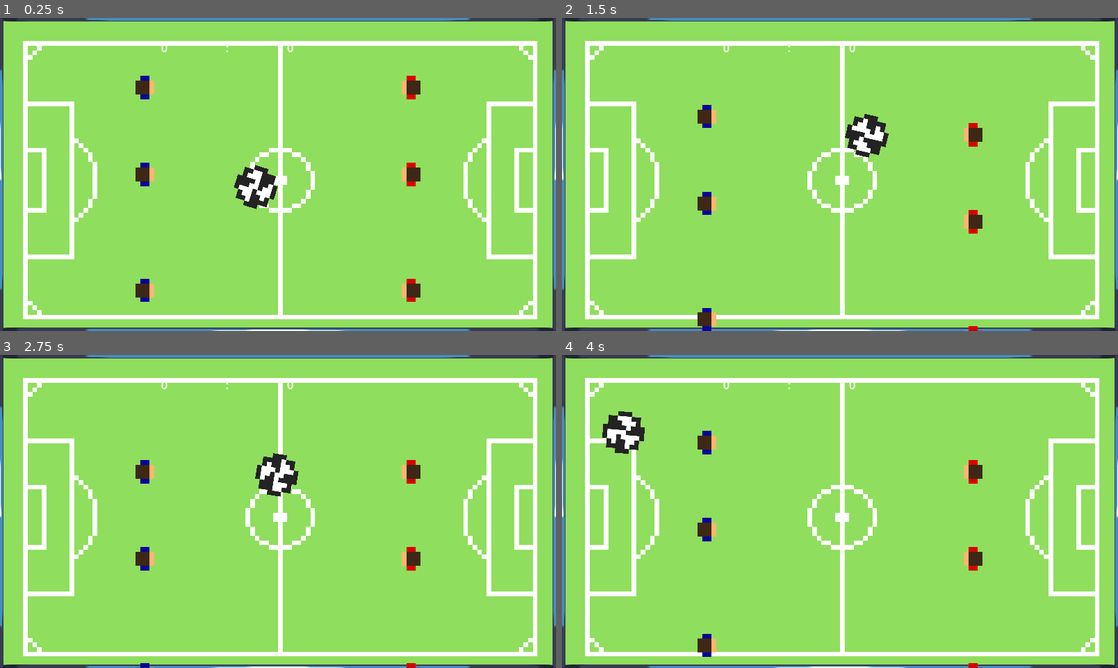
Above: before the commit, frames 1-4 (two rows, left to right).
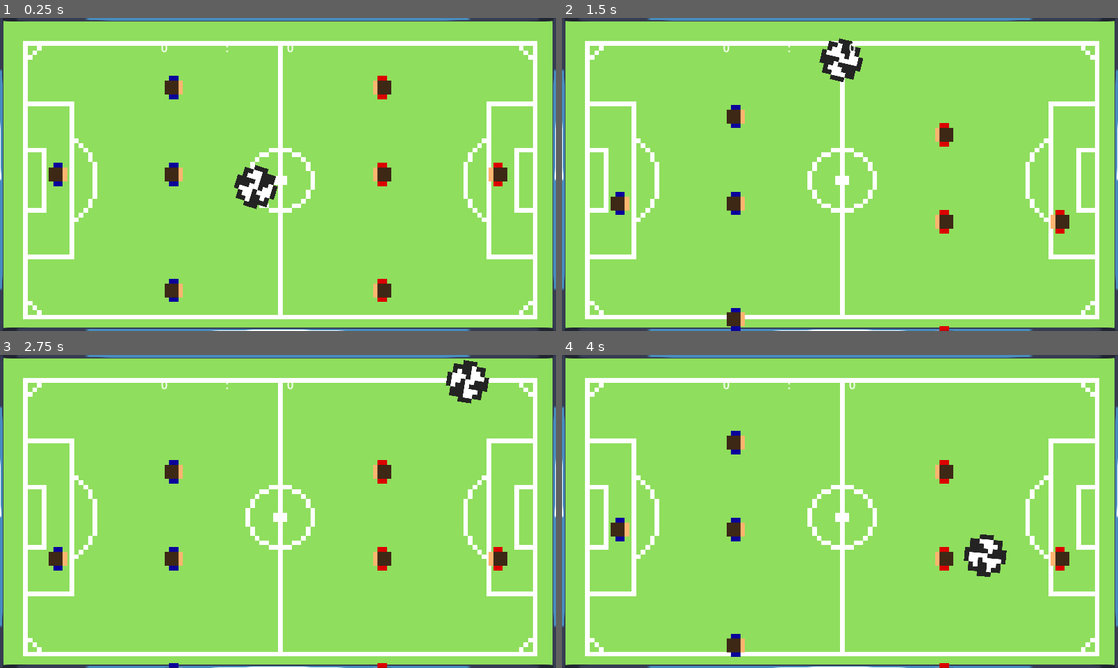
Above: after the commit, the same moments.

Repository: HephaistosForge/Boltzplatz
Game: Godot game, scene res://world.tscn
Same seed, same stepped clock (60 frames per second), same inputs: the game is played once before the commit and once after it. The engine's default icon, where the game draws it, is replaced by a stand-in: a white triangle on a blue panel in a dark square.
Inputs:
- Up to frame 1 (0.25 s): no input
- Up to frame 2 (1.5 s): hold Down (down_player_right) 0.53-1.28 s; hold S (down_player_left) from 1.28 s (still down)
- Up to frame 3 (2.75 s): release S (down_player_left) at 2.03 s; hold Down (down_player_right) from 2.03 s (still down)
- Up to frame 4 (4 s): release Down (down_player_right) at 2.78 s; hold W (up_player_left) 2.78-3.53 s; hold S (down_player_left) from 3.53 s (still down)

The runs differ from the first frame. In frame 1, 2.8% of the frame differs, in the area x 8-92%, y 18-91%; in frame 2, 3.9%, in the area x 8-92%, y 6-100%; in frame 3, 3.5%; in frame 4, 3.7%.

Commit message:
Add Rod with one Figure to world scene for playtesting

Diff:
--- a/world.tscn
+++ b/world.tscn
@@ -1,10 +1,11 @@
-[gd_scene load_steps=6 format=3 uid="uid://ci2eb4183n1x0"]
+[gd_scene load_steps=7 format=3 uid="uid://c2rd1wffcq53q"]
 
 [ext_resource type="PackedScene" uid="uid://cgros0gs401b0" path="res://scenes/ball/ball.tscn" id="1_yirbw"]
 [ext_resource type="PackedScene" uid="uid://k6tb2icundgi" path="res://scenes/rods_with_figures/rod_with_three_figures.tscn" id="2_itb26"]
 [ext_resource type="PackedScene" uid="uid://cc4ft5f0g0mm2" path="res://scenes/score/score.tscn" id="3_arhoc"]
 [ext_resource type="PackedScene" uid="uid://bqttc2t515xwf" path="res://scenes/wall/wall.tscn" id="3_grdse"]
 [ext_resource type="PackedScene" uid="uid://cxm1fivt4iyj8" path="res://scenes/background/background.tscn" id="6_msyo4"]
+[ext_resource type="PackedScene" uid="uid://cq3sbjobha5ku" path="res://scenes/rods_with_figures/rod_with_one_figure.tscn" id="7_0dwlg"]
 
 [node name="World" type="Node2D"]
 
@@ -48,11 +49,22 @@
 
 [node name="Rods" type="Node" parent="."]
 
-[node name="RodWithThreeFigures" parent="Rods" instance=ExtResource("2_itb26")]
+[node name="PlayerLeft" type="Node" parent="Rods"]
+
+[node name="RodWithThreeFigures" parent="Rods/PlayerLeft" instance=ExtResource("2_itb26")]
 z_index = 1
-position = Vector2(500, 540)
+position = Vector2(600, 540)
 
-[node name="RodWithThreeFigures2" parent="Rods" instance=ExtResource("2_itb26")]
+[node name="RodWithOneFigure" parent="Rods/PlayerLeft" instance=ExtResource("7_0dwlg")]
+position = Vector2(200, 540)
+
+[node name="PlayerRight" type="Node" parent="Rods"]
+
+[node name="RodWithThreeFigures2" parent="Rods/PlayerRight" instance=ExtResource("2_itb26")]
 z_index = 1
-position = Vector2(1420, 540)
+position = Vector2(1320, 540)
 _player_type = 1
+
+[node name="RodWithOneFigure" parent="Rods/PlayerRight" instance=ExtResource("7_0dwlg")]
+position = Vector2(1720, 540)
+_player_type = 1
